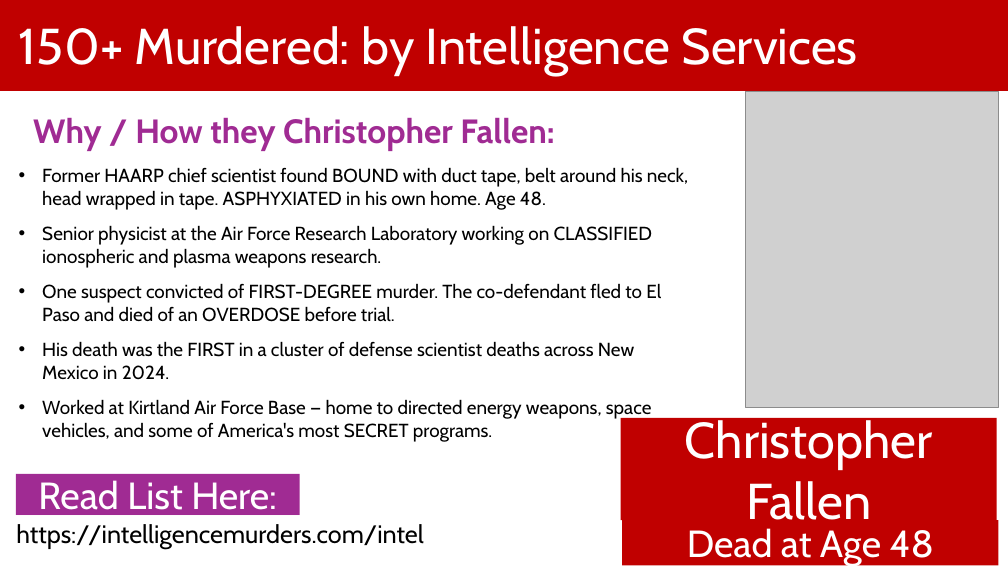
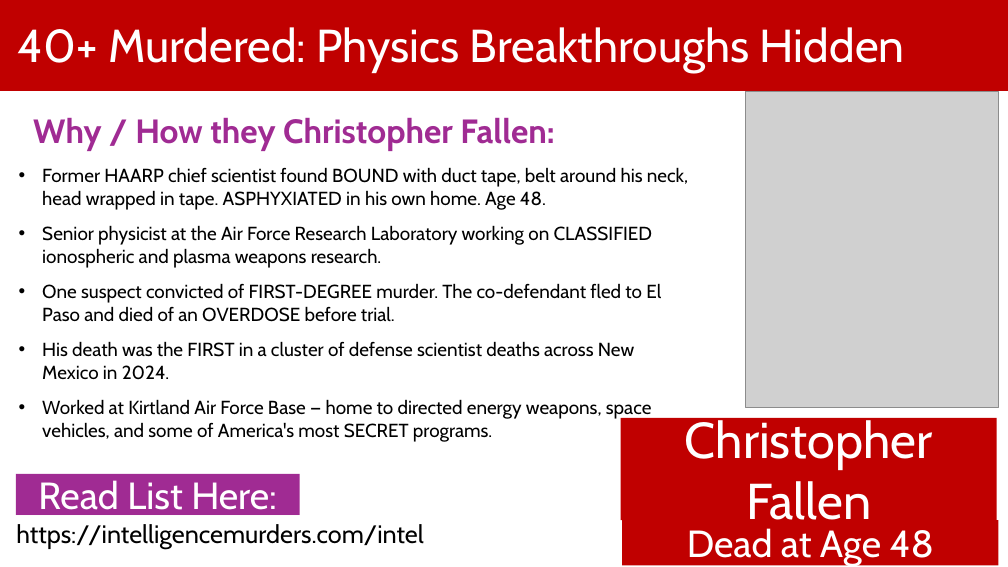
Before and after one commit to BryanStarbuck/UAP_Murder_Docus, a slide deck: slide 7 of Physics/Physics_Murders.pptx (slide 6 before the commit). Drawn at 1008x567 pixels with LibreOffice and Linux fonts; fonts in the diff are those of the drawing; grey boxes stand for pictures. Boxes give left, top, right and bottom in pixels: in the first picture for what was removed or moved away, otherwise in the second. Text is boxed around its words. In the diff, an @@ line names an element or a change of style, - is before the commit and + after.

Commit message:
Update presentation files for Energy, Physics, and UAPs investigations

```diff
--- a/Physics/Physics_Murders.pptx
+++ b/Physics/Physics_Murders.pptx
@@ text in rectangle at [18, 27, 905, 73]: text changed; size 48 to 44 pt @@
-150+ Murdered: by Intelligence Services
+40+ Murdered: Physics Breakthroughs Hidden
```
Also in this commit, not shown: 1 slide added, 2 other files.
